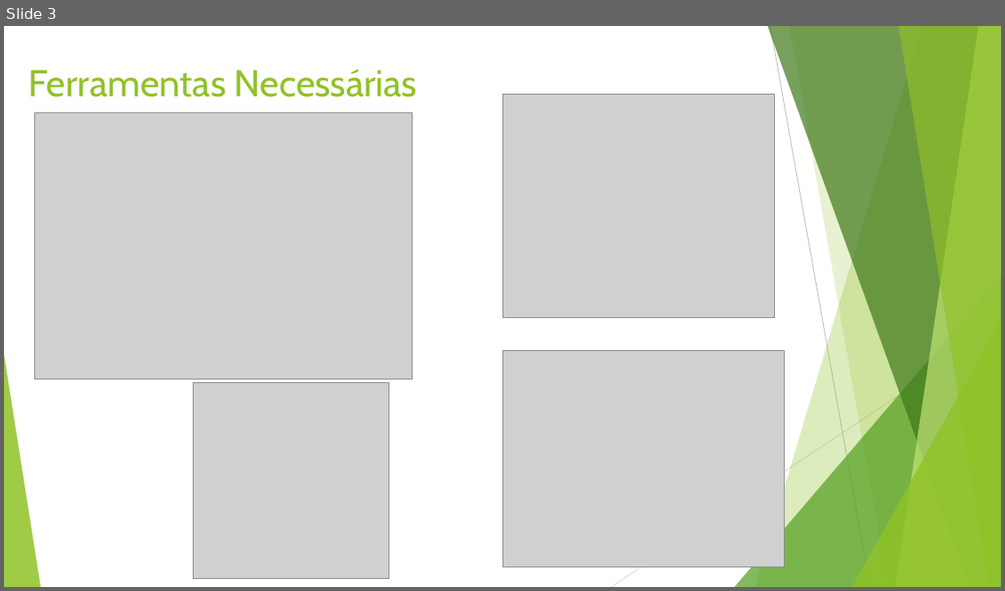
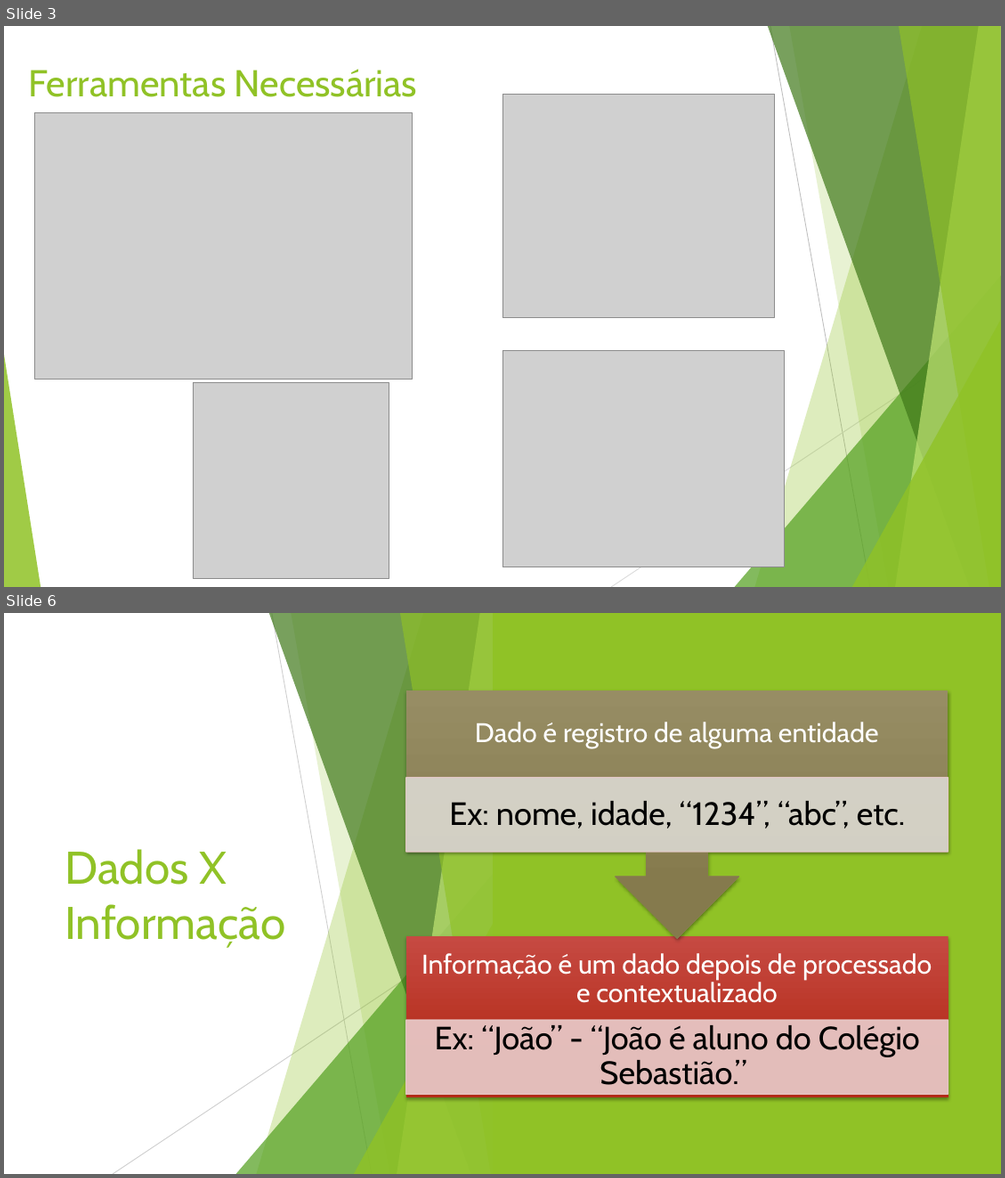
Before and after one commit to flaviosilva90/Aulas-Delphi, a slide deck: BD/SQL – BANCO DE DADOS.pptx. Shown one above the other, each under a label of ours: slide 3 before the commit, slides 3 and 6 after it; the slides between them are not shown. The pictures are 1005x591 and 1005x1178 pixels, drawn with LibreOffice and Linux fonts; fonts in the diff are those of the drawing; grey boxes stand for pictures. Boxes give left, top, right and bottom in pixels: in the first picture for what was removed or moved away, otherwise in the second. Text is boxed around its words. In the diff, an @@ line names an element or a change of style, - is before the commit and + after.

```diff
--- a/BD/SQL – BANCO DE DADOS.pptx
+++ b/BD/SQL – BANCO DE DADOS.pptx
@@ slide 6 added at <box>4,613,1001,1174</box>, background #FFFFFF; not listed: 10 template elements that a slide beside it also shows @@
@@ rectangle added at <box>4,613,1001,1174</box>, fill #FFFFFF @@
@@ rectangle added at <box>493,613,1001,1174</box>, fill #90C226 @@
@@ group added at <box>406,690,948,1097</box>: 4 texts, 3 rectangles, 1 up arrow callout @@
+Informação é um dado depois de processado e contextualizado
+Ex: “João” - “João é aluno do Colégio Sebastião.”
+Dado é registro de alguma entidade
+Ex: nome, idade, “1234”, “abc”, etc.
@@ title added at <box>65,849,285,948</box>, 44 pt, text #90C226 @@
+Dados X Informação
@@ group added at <box>113,613,502,1174</box>: 5 freeform shapes, 2 lines, 2 triangles @@
```
Also in this commit, not shown: 6 other slides added, 2 other files.
